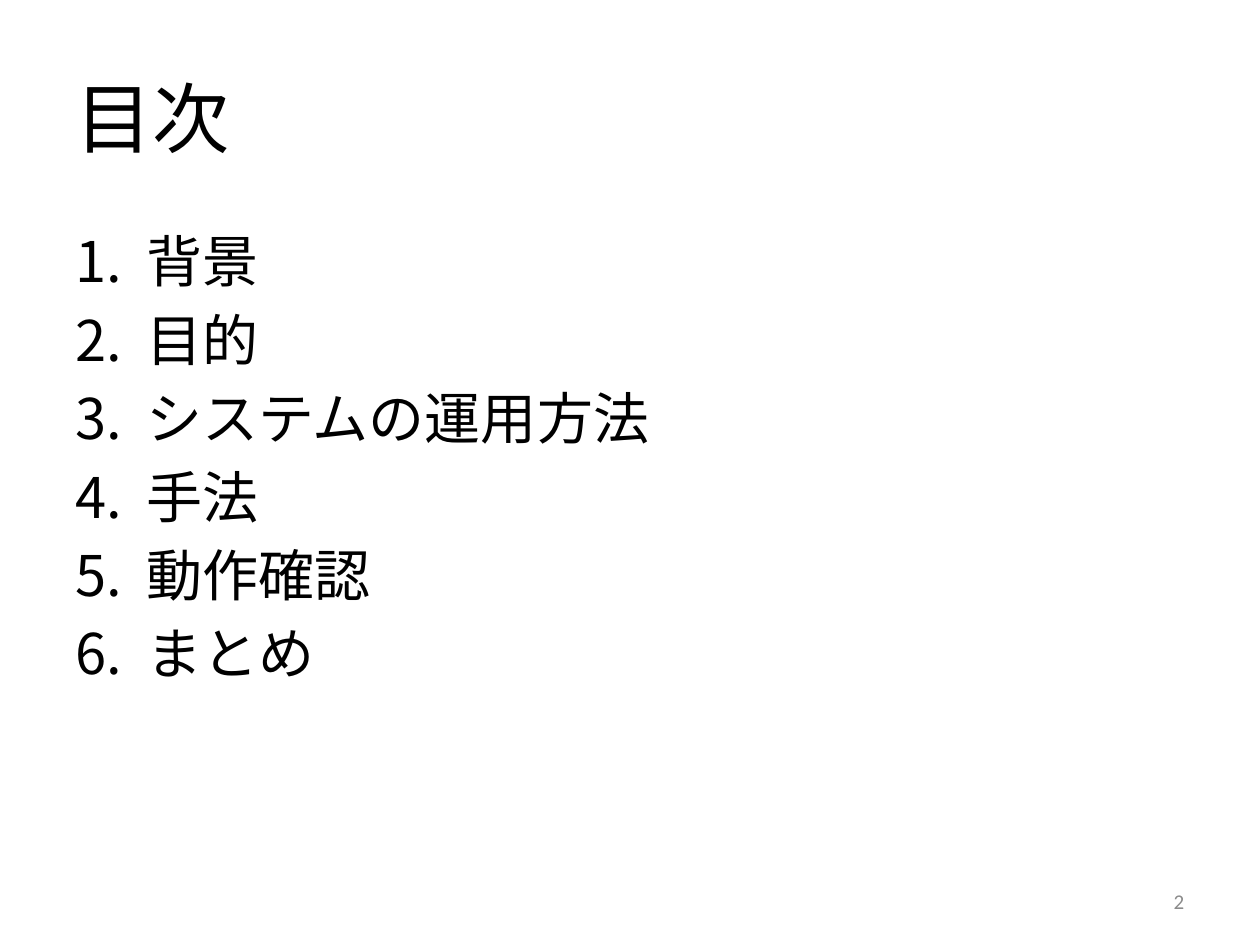
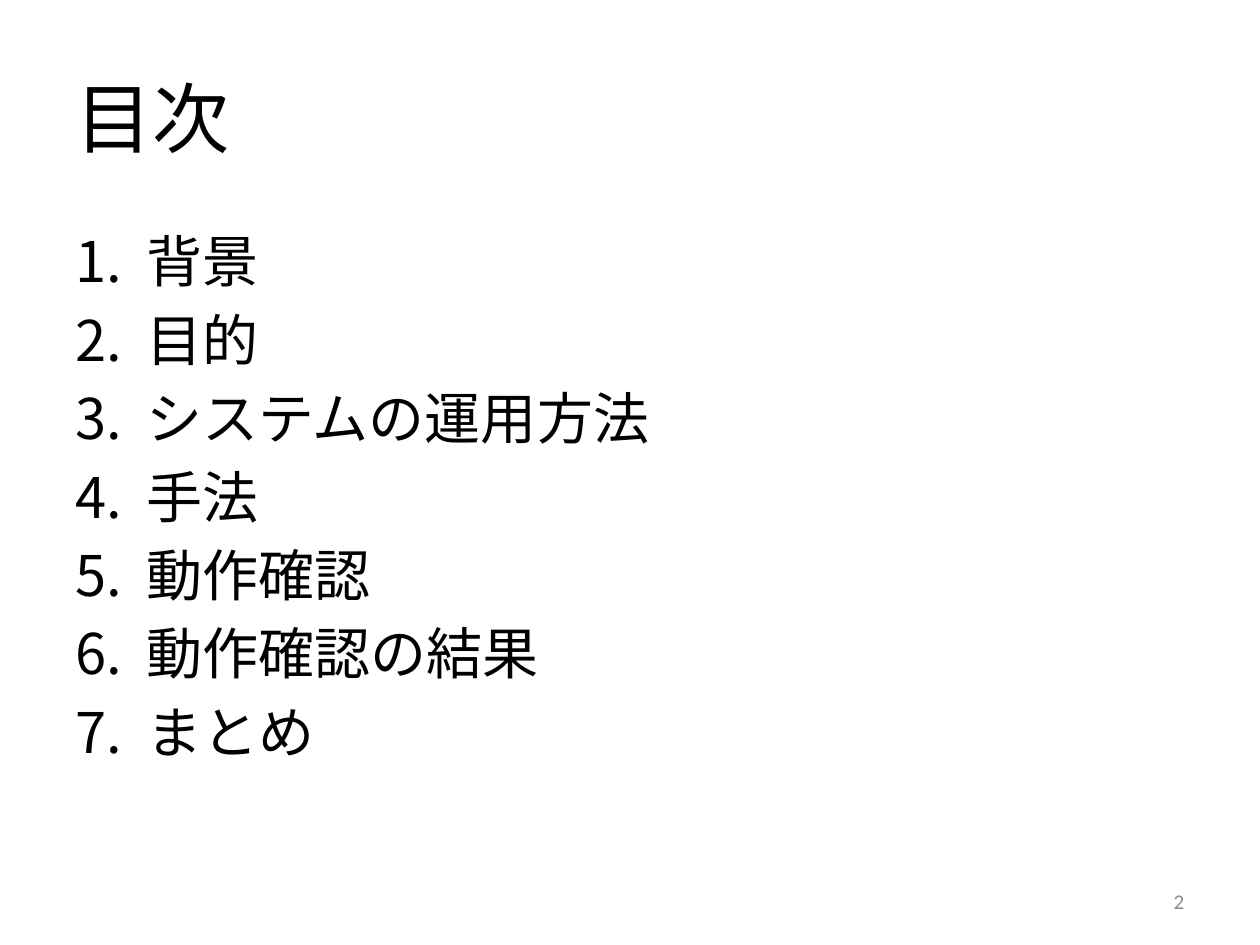
Before and after one commit to keimatsui/kadai, a slide deck: slide 2 of 卒業論文/2012/工藤亮/卒論発表（工藤）.pptx. Drawn at 1260x945 pixels with LibreOffice and Linux fonts; fonts in the diff are those of the drawing. Boxes give left, top, right and bottom in pixels: in the first picture for what was removed or moved away, otherwise in the second. Text is boxed around its words. In the diff, an @@ line names an element or a change of style, - is before the commit and + after.

```diff
--- a/卒業論文/2012/工藤亮/卒論発表（工藤）.pptx
+++ b/卒業論文/2012/工藤亮/卒論発表（工藤）.pptx
@@ text at box(146, 627, 538, 679): paragraph added @@
+6. 動作確認の結果
```
Also in this commit, not shown: 8 other slides changed, 1 slide removed, 1 other file.
